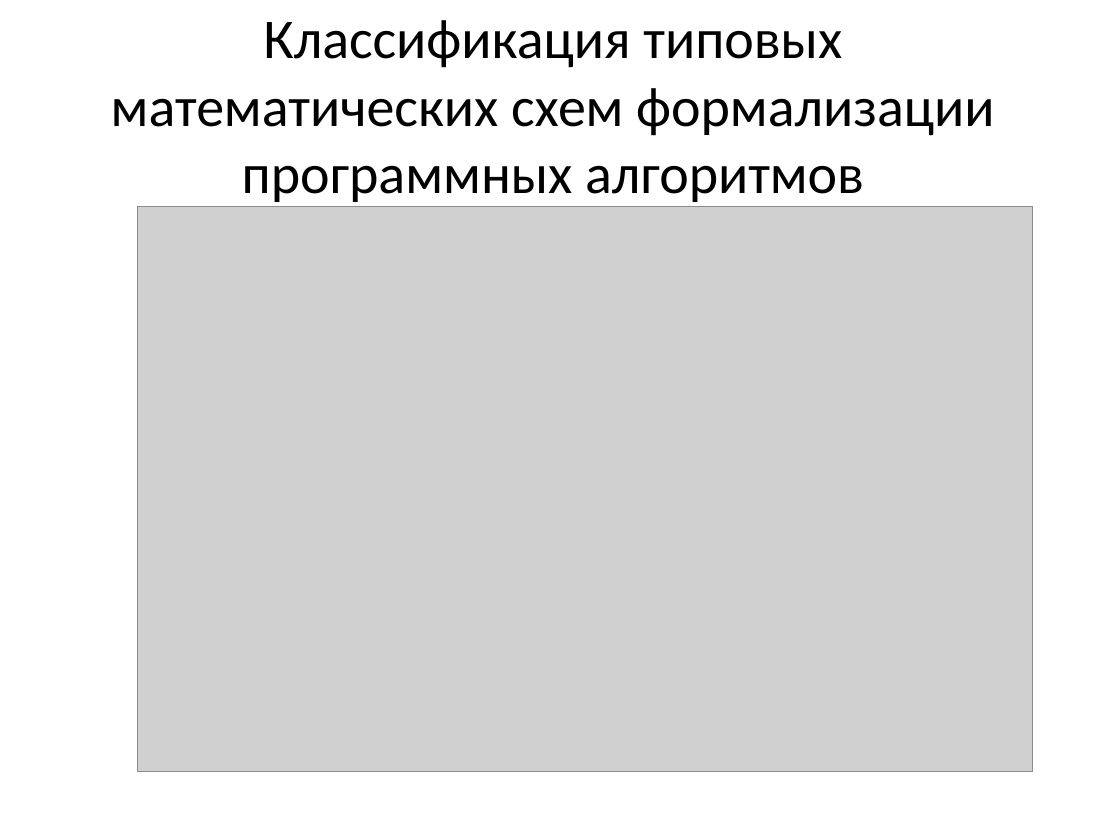
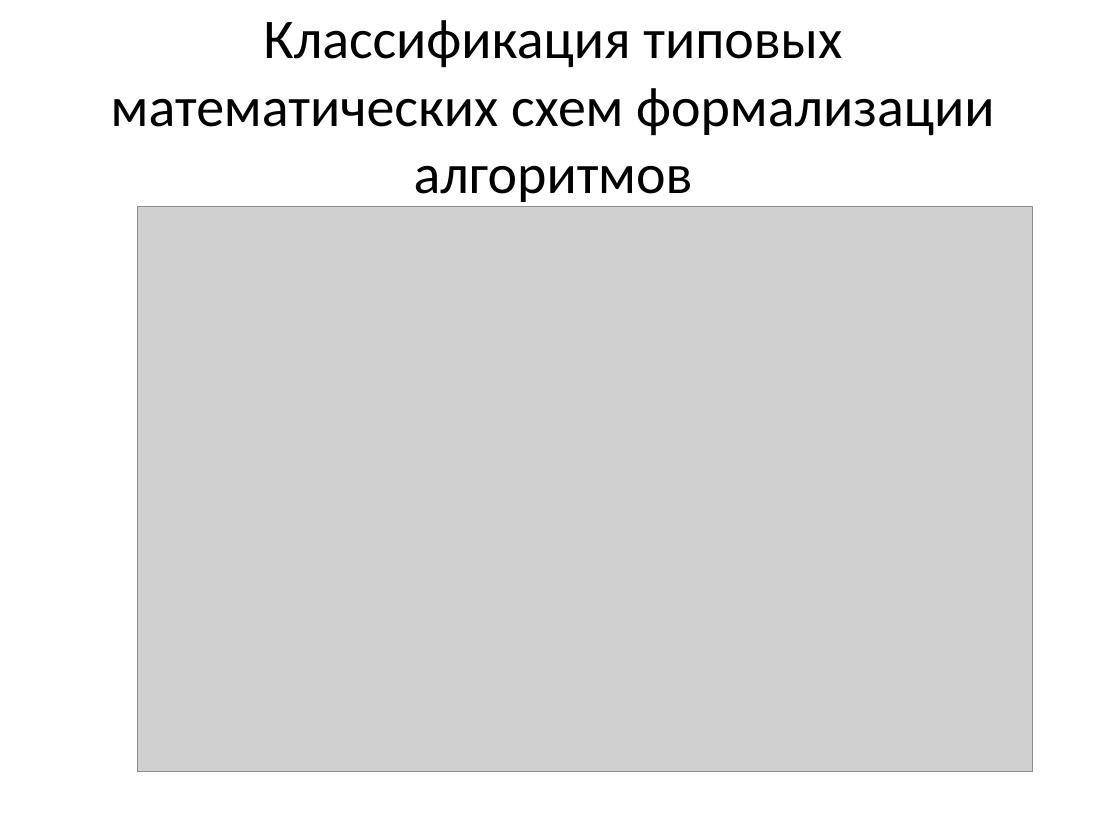
Before and after one commit to erad888/fsm-decompose, a slide deck: slide 5 of Презентация.pptx (slide 3 before the commit). Drawn at 1120x840 pixels with LibreOffice and Linux fonts; fonts in the diff are those of the drawing; grey boxes stand for pictures. Boxes give left, top, right and bottom in pixels: in the first picture for what was removed or moved away, otherwise in the second. Text is boxed around its words. In the diff, an @@ line names an element or a change of style, - is before the commit and + after.

```diff
--- a/Презентация.pptx
+++ b/Презентация.pptx
@@ title at (111,20,995,202): text changed @@
-Классификация типовых математических схем формализации программных алгоритмов
+Классификация типовых математических схем формализации алгоритмов
```
Also in this commit, not shown: 2 other slides changed, 7 slides added, 1 other file.
